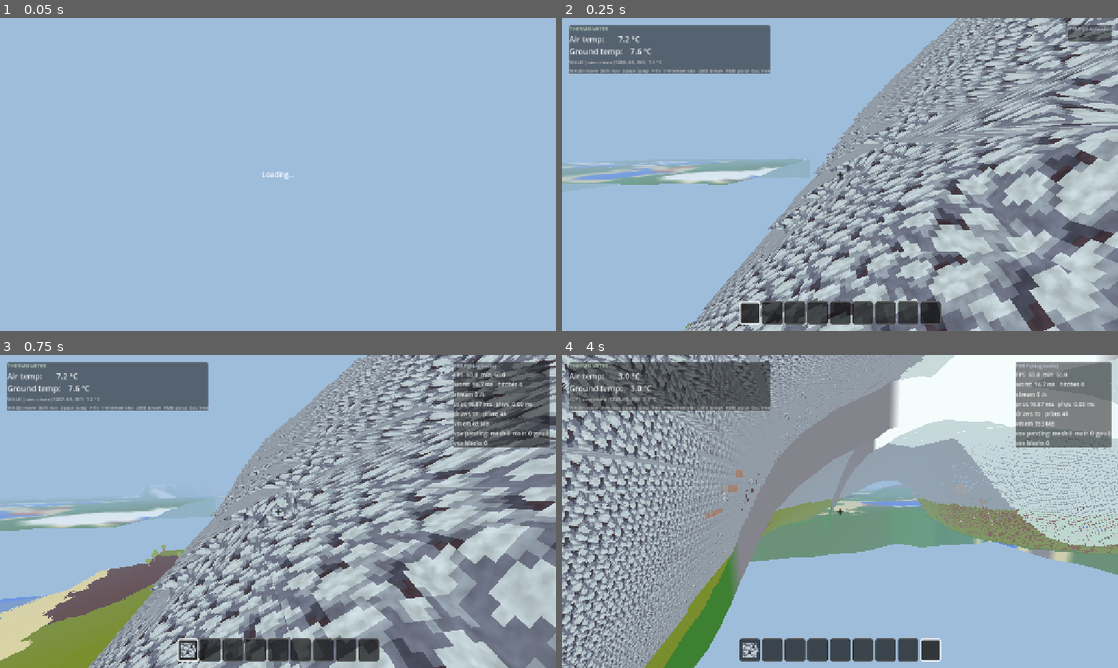
Above: before the commit, frames 1-4 (two rows, left to right).
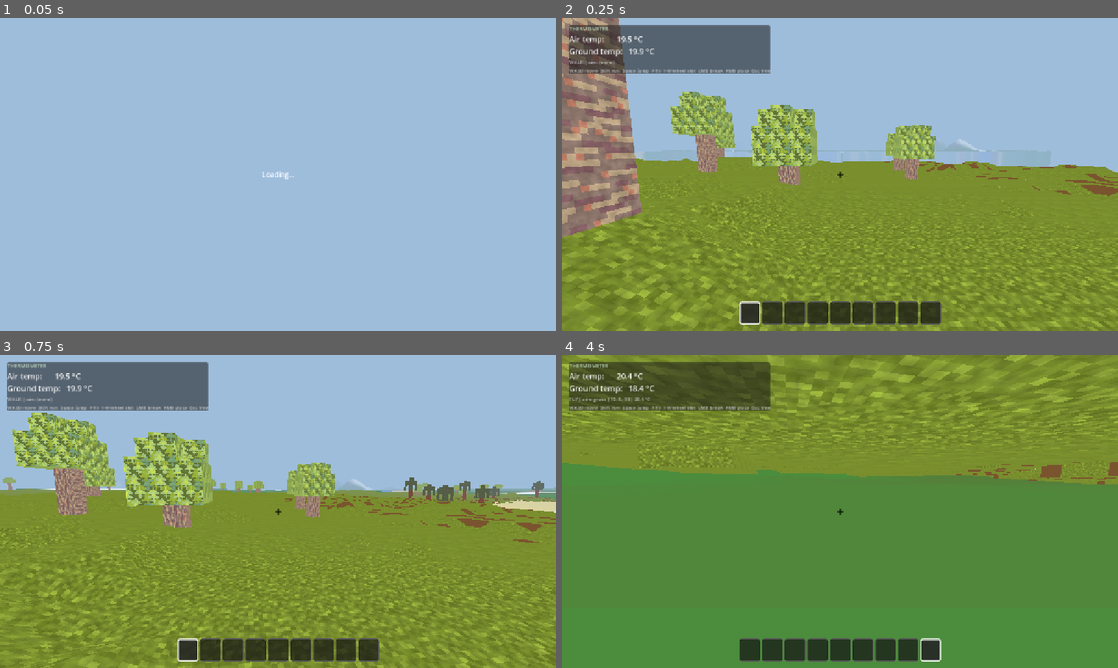
Above: after the commit, the same moments.

Repository: vrogojin/voxiverse
Game: Godot game, scene res://scenes/main.tscn
Two runs of this game, one before a commit and one after it. Both use one fixed random seed, a clock stepped at 60 frames per second and the inputs below.
Inputs (mouse positions are in pixels of both pictures, inside the frame that each line leads up to):
- Up to frame 1 (0.05 s): no input
- Up to frame 2 (0.25 s): no input
- Up to frame 3 (0.75 s): tap Enter at 0.5 s; move the mouse to (305, 511) at 0.52 s; hold W from 0.53 s (still down); tap 1 at 0.6 s; click (305, 511) at 0.67 s
- Up to frame 4 (4 s): keep holding W; tap Space at 0.77, 1.52, 3.02, 3.77 s; move the mouse to (812, 511) at 1.27 s; tap 9 at 1.35 s; move the mouse to (851, 505) at 2.02 s; tap F at 2.1 s; move the mouse to (834, 517) at 2.77 s; tap Shift at 2.85 s; click (834, 517) at 2.92 s; move the mouse to (878, 514) at 3.52 s; hold Ctrl from 3.53 s (still down)

Frame 1 is identical in both runs. In frame 2, 80% of the frame differs, in the area x 0-100%, y 0-100%; in frame 3, 79%; in frame 4, 98%.

Commit message:
chore(voxiverse): pre-merge cleanup — restore find_spawn, remove PerfHUD, no-cache assets
Revert the temporary mountain demo spawn to TerrainConfig.find_spawn(); remove
the diagnostic PerfHUD overlay wiring; serve engine assets no-cache (revalidate)
instead of a 30-day cache so redeploys propagate. verify 5877/0.

Diff:
--- a/godot/src/main.gd
+++ b/godot/src/main.gd
@@ -27,13 +27,7 @@
 	# for a temperate land column above the sea (WGC §8), then _find_flat picks the
 	# flattest spot near it. The physics/breaking sandbox is the deterministic
 	# trees from the generator (chop a trunk and the canopy detaches as a loose body).
-	# TEMPORARY mountain-demo spawn — drops the player on a foothill (g≈58) ~117 blocks SW of a
-	# snow-capped peak (g≈97, summit to the NE) so the new Mountains biome + ALTITUDE snow caps are
-	# testable without the ~1300-block trek from origin: bare rock slope below the y=96 freeze line,
-	# white cap above it. The spot is fairly flat (verified). REVERT before the PR — restore
-	# `var spawn := TerrainConfig.find_spawn()`. (The snowy-biome demo spawn was Vector2i(-187, 289).)
-	const MOUNTAIN_DEMO_SPAWN := Vector2i(1224, 378)
-	var spawn := MOUNTAIN_DEMO_SPAWN
+	var spawn := TerrainConfig.find_spawn()
 	var col := _find_flat(spawn.x, spawn.y)
 	player.global_position = Vector3(col.x + 0.5, world.surface_y(col.x, col.y) + 0.1, col.y + 0.5)
 	player.set_initial_look(0.0, -0.12)
@@ -49,14 +43,6 @@
 	hud.world = world
 	hud.player = player
 	add_child(hud)
-
-	# Diagnostic performance overlay (top-right): FPS, main-thread proc/phys ms, draw
-	# calls + primitives (GPU load), and godot_voxel pending-task counts (worker
-	# saturation). Lets us see the real frame-drop bottleneck in the browser. Remove
-	# once perf is settled.
-	var perf := PerfHUD.new()
-	perf.name = "PerfHUD"
-	add_child(perf)
 
 	# Load-time shader/material PIPELINE pre-warm (RENDER-STREAMING-SPIKES). The GL
 	# Compatibility renderer compiles each material pipeline synchronously on the main
Not shown, changed: docker/server/voxiverse.conf.template
